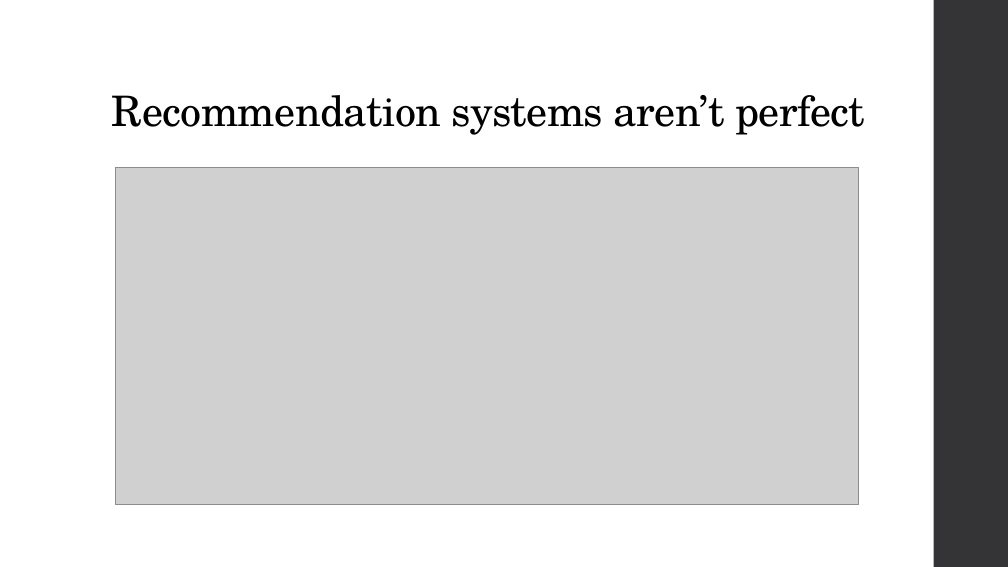
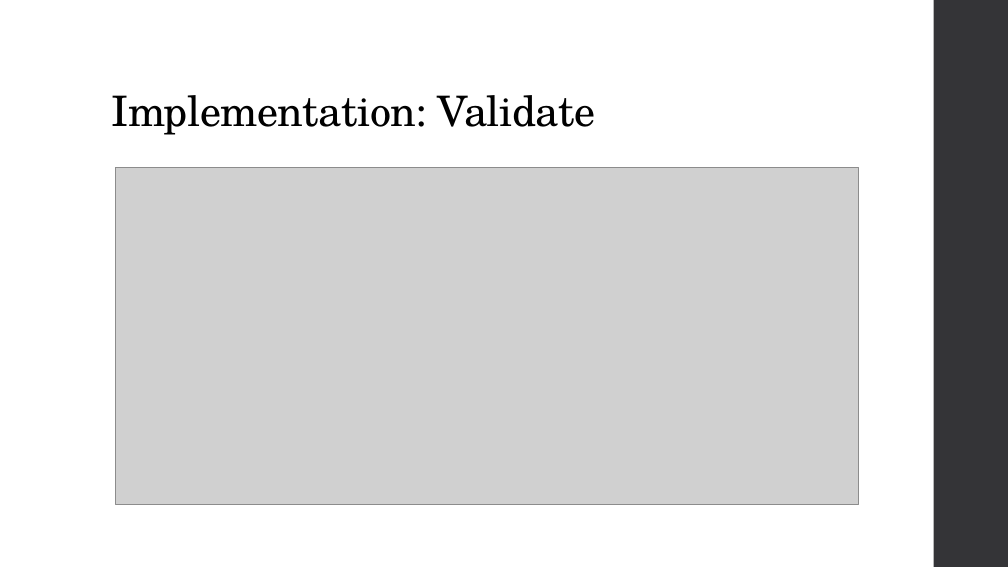
Before and after one commit to iamjz/Network-Recommendation-Engine, a slide deck: slide 10 of NetworkRecommendationEngine_Capstone_LZHAO.pptx. Drawn at 1008x567 pixels with LibreOffice and Linux fonts; fonts in the diff are those of the drawing; grey boxes stand for pictures. Boxes give left, top, right and bottom in pixels: in the first picture for what was removed or moved away, otherwise in the second. Text is boxed around its words. In the diff, an @@ line names an element or a change of style, - is before the commit and + after.

```diff
--- a/NetworkRecommendationEngine_Capstone_LZHAO.pptx
+++ b/NetworkRecommendationEngine_Capstone_LZHAO.pptx
@@ title at (112, 95, 596, 135): text changed @@
-Recommendation systems aren’t perfect
+Implementation: Validate
```
Also in this commit, not shown: 6 other slides changed, 1 slide added, 1 slide removed, 2 other files.
